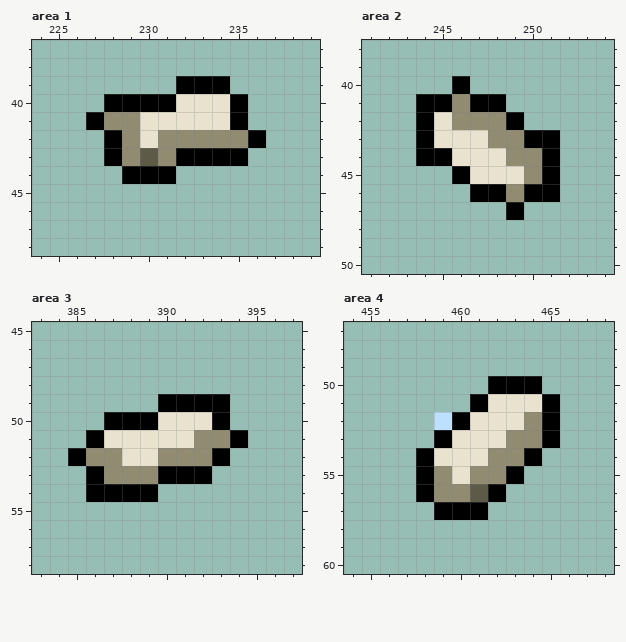
Edited in one commit: pixel-art file (Assets/Characters/Josh/josh_defeat.aseprite). The picture above was drawn from the file before the commit.
480x80 pixels, 1 frame. Shown: area 1: x 224..239, y 37..48; area 2: x 241..254, y 38..50; area 3: x 383..397, y 45..58; area 4: x 454..468, y 47..60. The commit also changed other parts of the picture, which this record leaves out.
The same view after the edit:
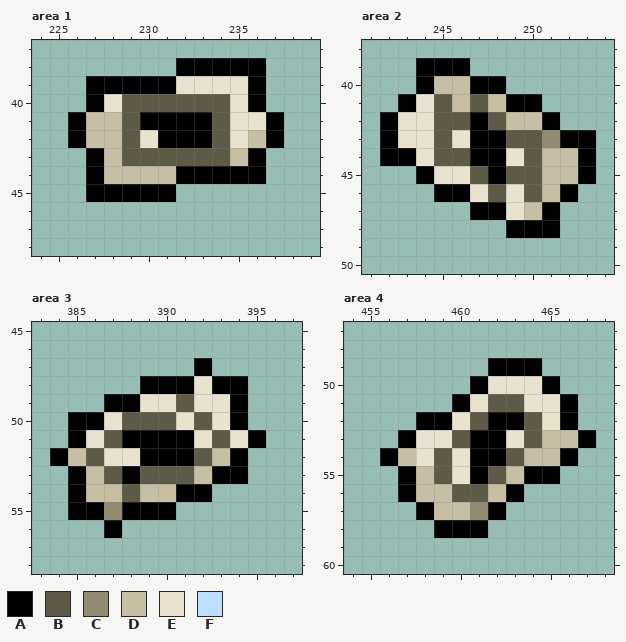
Palette (. is transparent): A #000000  B #5e5a48  C #918b72  D #c6bfa4  E #e8e2ce  F #bde0ff
The edit:
{"where": "area 1"}
{"y":38,"x":232,"old":".....","new":"AAAAA"}
{"y":39,"x":227,"old":".....AAA..","new":"AAAAAEEEEA"}
{"y":40,"x":227,"old":".AAAAEEEA.","new":"AEBBBBBBEA"}
{"y":41,"x":226,"old":".ACCEEEEEA..","new":"ADDBAAAABEEA"}
{"y":42,"x":226,"old":"..AC","new":"ADDB"}
{"y":42,"x":231,"old":"CCCCCA.","new":"AAABEDA"}
{"y":43,"x":227,"old":".AC","new":"ADB"}
{"y":43,"x":231,"old":"CAAAA.","new":"BBBBDA"}
{"y":44,"x":227,"old":"..AAA.....","new":"ADDDDAAAAA"}
{"y":45,"x":227,"old":".....","new":"AAAAA"}
{"where": "area 2"}
{"y":39,"x":244,"old":"...","new":"AAA"}
{"y":40,"x":244,"old":"..A..","new":"ADDAA"}
{"y":41,"x":243,"old":".AACAA..","new":"AEBDBDAA"}
{"y":42,"x":242,"old":"..AECCCA..","new":"AEEBBABDDA"}
{"y":43,"x":242,"old":"..AE","new":"AEEB"}
{"y":43,"x":247,"old":"ECCAA..","new":"AABBCAA"}
{"y":44,"x":242,"old":"..AAEEECCA..","new":"AAEBBAAEBDDA"}
{"y":45,"x":244,"old":"..AEEECA..","new":"AEEBABBDDA"}
{"y":46,"x":245,"old":"..AACAA.","new":"AAEBEBDA"}
{"y":47,"x":247,"old":"..A..","new":"AAEDA"}
{"y":48,"x":249,"old":"...","new":"AAA"}
{"where": "area 3"}
{"y":47,"x":392,"old":".","new":"A"}
{"y":48,"x":389,"old":"......","new":"AAAEAA"}
{"y":49,"x":387,"old":"...AAAA.","new":"AAEEBEEA"}
{"y":50,"x":385,"old":"..AAAE","new":"AAEBBB"}
{"y":50,"x":392,"old":"EA.","new":"BEA"}
{"y":51,"x":385,"old":".AEEEEECCA.","new":"AEBAAAAEBEA"}
{"y":52,"x":384,"old":".ACC","new":"ADBE"}
{"y":52,"x":389,"old":"ECCCA.","new":"AAABDA"}
{"y":53,"x":385,"old":".ACCCAAA..","new":"ADBABBBDAA"}
{"y":54,"x":385,"old":".AAAA...","new":"ADDBDDAA"}
{"y":55,"x":385,"old":"......","new":"AACAAA"}
{"y":56,"x":387,"old":".","new":"A"}
{"where": "area 4"}
{"y":49,"x":462,"old":"...","new":"AAA"}
{"y":50,"x":461,"old":".AAA.","new":"AEEEA"}
{"y":51,"x":460,"old":".AEE","new":"AEBB"}
{"y":51,"x":465,"old":"A.","new":"EA"}
{"y":52,"x":458,"old":".FAEEECA.","new":"AAEBAABEA"}
{"y":53,"x":457,"old":"..AEEECCA..","new":"AEEBAAEBDDA"}
{"y":54,"x":456,"old":"..AE","new":"ADEB"}
{"y":54,"x":461,"old":"ECCA..","new":"AABDDA"}
{"y":55,"x":457,"old":".AC","new":"ADB"}
{"y":55,"x":461,"old":"CCA..","new":"ABDAA"}
{"y":56,"x":457,"old":".ACC","new":"ADDB"}
{"y":56,"x":462,"old":"A.","new":"DA"}
{"y":57,"x":458,"old":".AAA.","new":"ADDCA"}
{"y":58,"x":459,"old":"...","new":"AAA"}
{"label":"changed","picture_box":[68,58,284,202]}
{"label":"changed","picture_box":[380,58,596,238]}
{"label":"changed","picture_box":[50,358,266,538]}
{"label":"changed","picture_box":[380,358,596,538]}
